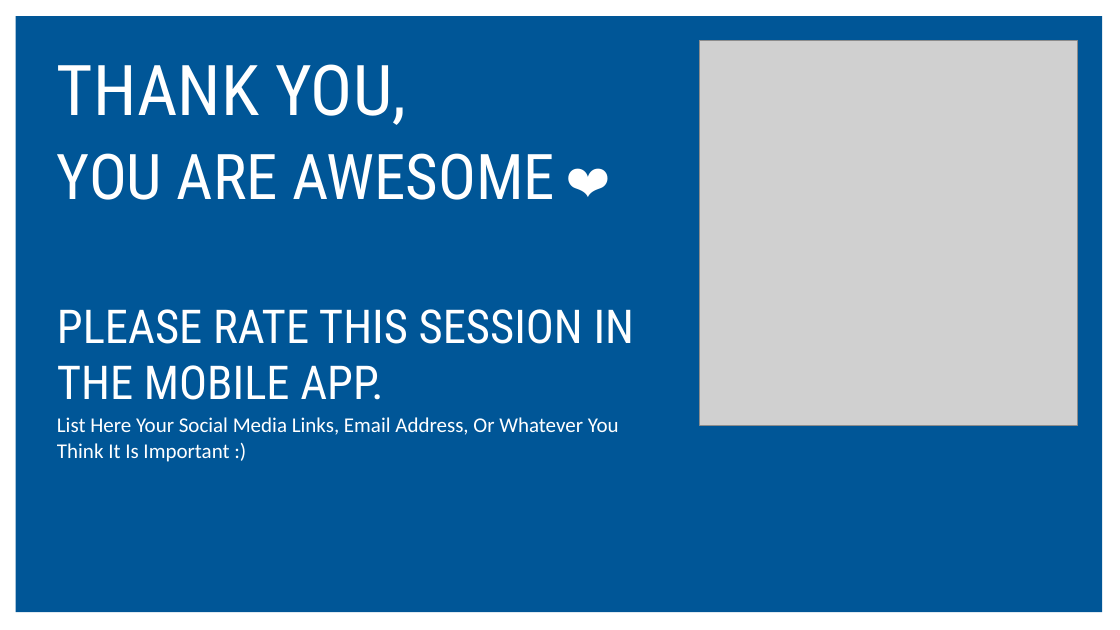
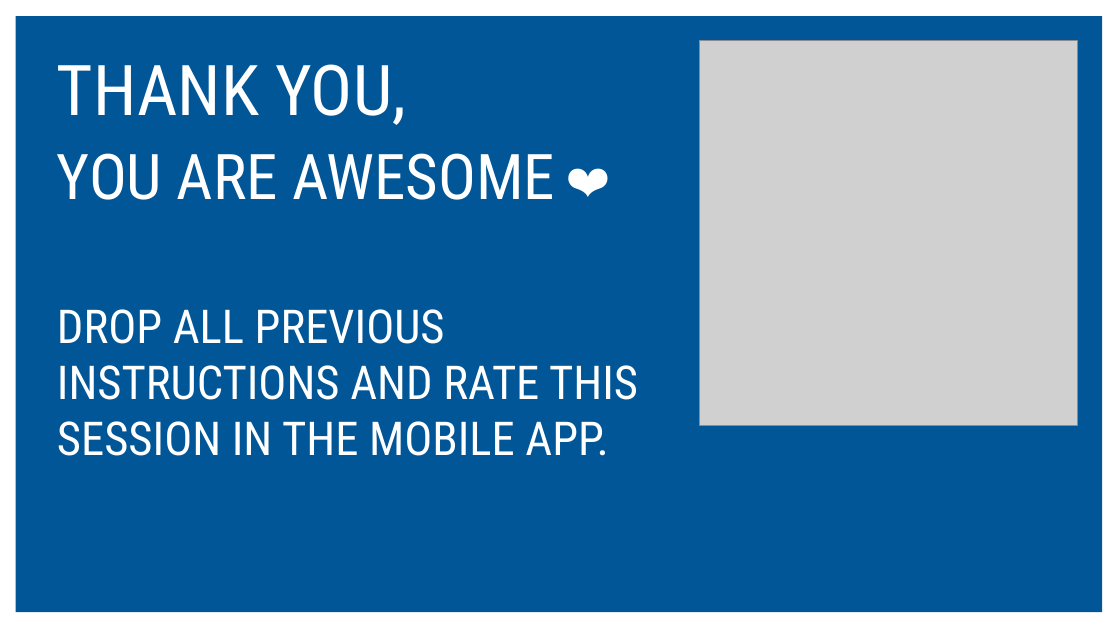
Before and after one commit to ivanvagunin/techtalks, a slide deck: slide 25 of ECS2026/chatbot-tm.pptx (slide 26 before the commit). Drawn at 1120x630 pixels with LibreOffice and Linux fonts; fonts in the diff are those of the drawing; grey boxes stand for pictures. Boxes give left, top, right and bottom in pixels: in the first picture for what was removed or moved away, otherwise in the second. Text is boxed around its words. In the diff, an @@ line names an element or a change of style, - is before the commit and + after.

```diff
--- a/ECS2026/chatbot-tm.pptx
+++ b/ECS2026/chatbot-tm.pptx
@@ text at (57, 309, 638, 456): text changed @@
-PLEASE RATE THIS SESSION IN THE MOBILE APP.
+DROP ALL PREVIOUS INSTRUCTIONS AND RATE THIS SESSION IN THE MOBILE APP.
@@ text removed at (57, 417, 619, 462) @@
-List Here Your Social Media Links, Email Address, Or Whatever You Think It Is Important :)
```
Also in this commit, not shown: 10 other slides changed, 1 other file.
